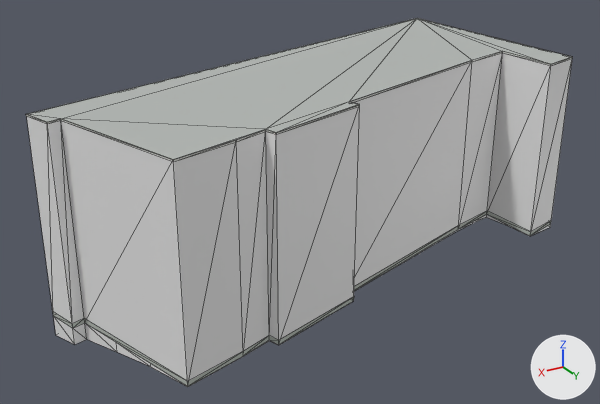
An edit to the glTF model public/models/buildings/osm-way-293949907.glb, drawn before and after from the same camera.
Rendered twice from a 50 mm lens placed at (35.0, 50.5, 30.9), pointed at (3.4, -2.2, 4.6). Every picture has the same lights, and +X, +Y and +Z are marked at lower right. The picture after the commit comes second. Mesh edges are drawn as thin lines. Where no turn or scale is listed for an object, it has been applied to the vertices. Vertices at exactly the same position are counted once.

Names of what the first picture shows: 'building foundation 293949907', 'reality 293949907 near reality aged pale plaster', 'reality 293949907 near reality concrete plinth', 'reality 293949907 near reality flat weathered roof', 'reality 293949907 near reality pale aluminum sill'.
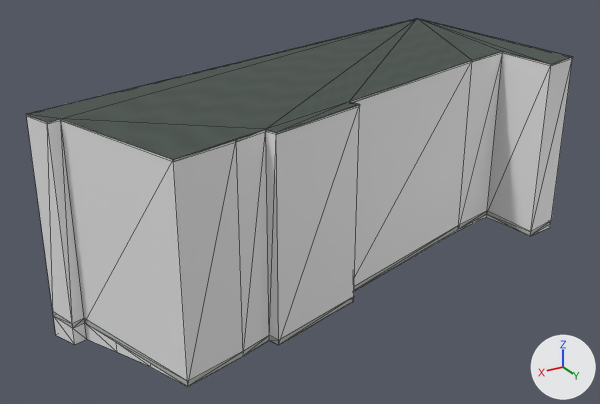
Scene script edits in JSON lines:
```json
{"op": "add", "block": "img_roof_color", "code": ["img_roof_color = load_image('roof-color', 'textures/1de3d7bb6546b7423004abcc0fb627c4d0c6ad03316b21d76a93f9bf4f470ca6.png', 256, 256, 'sRGB')"]}
{"op": "remove", "block": "mat_reality_flat_weathered_roof", "code": "mat_reality_flat_weathered_roof.base_color = (0.451, 0.475, 0.455)  # grey #b3b7b4"}
{"op": "add", "block": "mat_reality_flat_weathered_roof", "code": "mat_reality_flat_weathered_roof.texture = img_roof_color"}
{"block": "me_reality_293949907_near_reality_pale_aluminum_sill", "where": "# used by ob_reality_293949907_near_reality_pale_aluminum_sill; location = (0.0, 0.0, 0.0)"}
{"op": "remove", "block": "me_reality_293949907_near_reality_pale_aluminum_sill", "code": "me_reality_293949907_near_reality_pale_aluminum_sill.from_pydata(...)  # 56 vertices, 28 faces; spans x -18.7..23.7, y -15.4..10.0, z 14.9..15.0"}
{"op": "add", "block": "me_reality_293949907_near_reality_pale_aluminum_sill", "code": "me_reality_293949907_near_reality_pale_aluminum_sill.from_pydata(...)  # 70 vertices, 56 faces; spans x -18.7..23.7, y -15.4..10.0, z 14.9..15.0"}
{"block": "me_reality_293949907_near_reality_pale_aluminum_sill", "change": "me_reality_293949907_near_reality_pale_aluminum_sill part 1"}
{"block": "me_reality_293949907_near_reality_pale_aluminum_sill", "change": "25 faces are deleted"}
{"block": "me_reality_293949907_near_reality_pale_aluminum_sill", "change": "14 vertices are added at x -18.7..23.6, y -15.4..9.9, z 15.0"}
{"block": "me_reality_293949907_near_reality_pale_aluminum_sill", "change": "53 new faces join them"}
```

Location of each change, (x1, y1, x2, y2) in pixels of the pictures (600 x 404 px):
```json
{"object": "reality 293949907 near reality flat weathered roof", "change": "surface changed", "before": [27, 18, 571, 160], "after": [27, 18, 571, 160], "on screen": "darker"}
{"part": 1, "of": "me_reality_293949907_near_reality_pale_aluminum_sill", "change": "reshaped", "before": [28, 18, 573, 161], "after": [26, 18, 573, 161]}
```
